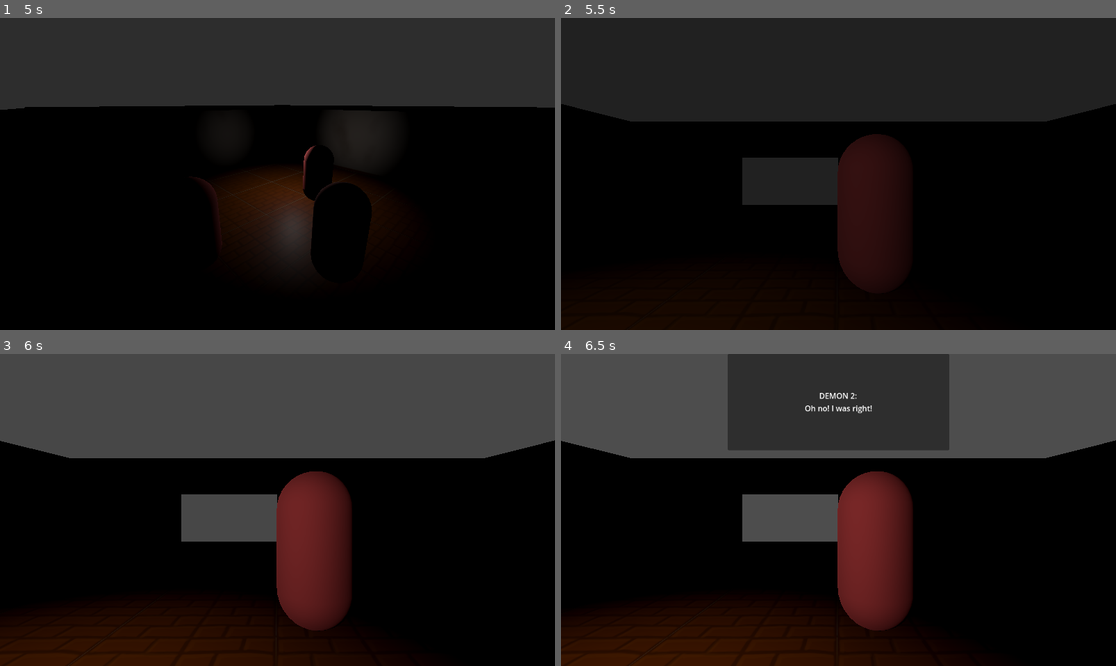
Above: before the commit, frames 1-4 (two rows, left to right).
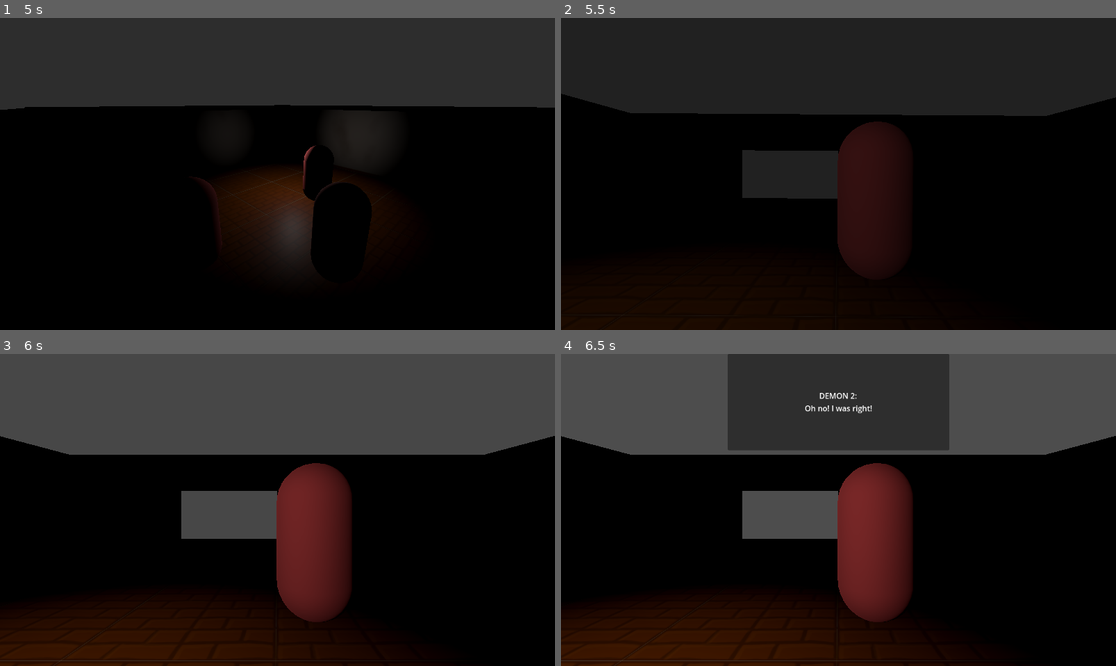
Above: after the commit, the same moments.

Repository: MilanVasko/ludum-dare-55
Game: Godot game, scene res://pre-intro/pre-intro.tscn
Same seed, same stepped clock (60 frames per second), same inputs: the game is played once before the commit and once after it.
Inputs (mouse positions are in pixels of both pictures, inside the frame that each line leads up to):
- Up to frame 1 (5 s): tap Enter (ui_accept) every 0.75 s from 0.5 to 4.25 s; move the mouse to (399, 158) at 0.52 s; press the mouse at (399, 158) at 0.53 s; hold Right (ui_right) 0.53-1.28 s; tap Space (jump) at 0.77, 1.52, 3.02, 3.77, 4.52 s; move the mouse to (166, 189) at 1.27 s; release the mouse at (166, 189) at 1.28 s; hold Down (ui_down) 1.28-2.03 s; tap Ctrl (crouch) at 1.35, 4.35 s; click (166, 189) at 1.55 s; move the mouse to (333, 105) at 2.02 s; press the mouse at (333, 105) at 2.03 s; hold Right (ui_right) 2.03-2.78 s; move the mouse to (249, 236) at 2.77 s; release the mouse at (249, 236) at 2.78 s; hold Up (ui_up) 2.78-3.53 s; tap Shift (sprint) at 2.85 s; click (249, 236) at 3.05 s; move the mouse to (444, 220) at 3.52 s; press the mouse at (444, 220) at 3.53 s; hold Left (ui_left) from 3.53 s (still down); move the mouse to (111, 127) at 4.27 s; release the mouse at (111, 127) at 4.28 s; click (111, 127) at 4.55 s
- Up to frame 2 (5.5 s): move the mouse to (866, 174) at 5.02 s; release Left (ui_left) at 5.03 s; press the mouse at (866, 174) at 5.03 s; hold Down (ui_down) from 5.03 s (still down)
- Up to frame 3 (6 s): move the mouse to (255, 503) at 5.77 s; release Down (ui_down) at 5.78 s; release the mouse at (255, 503) at 5.78 s; hold Right (ui_right) from 5.78 s (still down); tap Shift (sprint) at 5.85 s
- Up to frame 4 (6.5 s): keep holding Right (ui_right); tap Space (jump) at 6.02 s; click (816, 503) at 6.05 s

Frame 1 is identical in both runs. In frame 2, 3.7% of the frame differs, in the area x 0-100%, y 24-86%; in frame 3, 2.3%; in frame 4, 2.4%.

Commit message:
A few fixes and smaller player collision shape

Diff:
--- a/demon/demon.gd
+++ b/demon/demon.gd
@@ -1,5 +1,7 @@
 extends CharacterBody3D
 
+var first_interaction := true
+
 func _interact() -> void:
-	Global.require_dialogue().play_dialogue_from_start("Demon")
-	remove_from_group("interactable")
+	Global.require_dialogue().play_dialogue_from_start("Demon" if first_interaction else "DemonAgain")
+	first_interaction = false
--- a/dialogue/dialogue.gd
+++ b/dialogue/dialogue.gd
@@ -15,11 +15,18 @@
 
 func start_dialogue(dialogue_name: String) -> void:
 	visible = true
+	set_immobile(true)
 	emit_signal("dialogue_started", dialogue_name)
 
 func end_dialogue(dialogue_name: String) -> void:
 	visible = false
 	emit_signal("dialogue_ended", dialogue_name)
+	call_deferred("set_immobile", false)
+
+func set_immobile(value: bool) -> void:
+	var player := Global.find_player_or_null()
+	if player != null:
+		player.immobile = value
 
 func play_dialogue_from_start(dialogue_name: String) -> void:
 	start_dialogue(dialogue_name)
@@ -52,6 +59,6 @@
 				return
 		if show_next:
 			# We got to the end of the dialogue
-			end_dialogue(child.name)
+			call_deferred("end_dialogue", child.name)
 			return
 	assert(false, "There is no active dialogue!")
--- a/dialogue/dialogue.tscn
+++ b/dialogue/dialogue.tscn
@@ -22,21 +22,25 @@
 
 [node name="1" parent="DemonsArrived" instance=ExtResource("2_skytx")]
 layout_mode = 1
+anchors_preset = 15
 text = "DEMON 1:
 Guys, guys, let's try that."
 
 [node name="2" parent="DemonsArrived" instance=ExtResource("2_skytx")]
 layout_mode = 1
+anchors_preset = 15
 text = "DEMON 2:
 I don't think it's a good idea..."
 
 [node name="3" parent="DemonsArrived" instance=ExtResource("2_skytx")]
 layout_mode = 1
+anchors_preset = 15
 text = "DEMON 1:
 C'mon, don't be a party pooper. It's gonna be fun."
 
 [node name="4" parent="DemonsArrived" instance=ExtResource("2_skytx")]
 layout_mode = 1
+anchors_preset = 15
 text = "DEMON 3:
 Let's do it. Nothing is gonna happen anyway."
 
@@ -50,6 +54,7 @@
 
 [node name="1" parent="DemonsSummoning" instance=ExtResource("2_skytx")]
 layout_mode = 1
+anchors_preset = 15
 text = "DEMONS:
 Hu-man! Hu-man! Hu-man!"
 
@@ -63,21 +68,25 @@
 
 [node name="1" parent="JustSummoned" instance=ExtResource("2_skytx")]
 layout_mode = 1
+anchors_preset = 15
 text = "YOU:
 What..."
 
 [node name="2" parent="JustSummoned" instance=ExtResource("2_skytx")]
 layout_mode = 1
+anchors_preset = 15
 text = "DEMON 2:
 Oh no! I was right!"
 
 [node name="3" parent="JustSummoned" instance=ExtResource("2_skytx")]
 layout_mode = 1
+anchors_preset = 15
 text = "Demon 1:
 I think I drank too much today..."
 
 [node name="4" parent="JustSummoned" instance=ExtResource("2_skytx")]
 layout_mode = 1
+anchors_preset = 15
 text = "DEMON 3:
 Human, sick!"
 
@@ -91,35 +100,56 @@
 
 [node name="1" parent="Demon" instance=ExtResource("2_skytx")]
 layout_mode = 1
+anchors_preset = 15
 text = "DEMON:
 Oh, hi! You must be human. I didn't expect this ritual to actually work."
 
 [node name="2" parent="Demon" instance=ExtResource("2_skytx")]
 layout_mode = 1
+anchors_preset = 15
 text = "YOU:
 Where am I? What the hell just happened?"
 
 [node name="3" parent="Demon" instance=ExtResource("2_skytx")]
 layout_mode = 1
+anchors_preset = 15
 text = "DEMON:
 You just answered that yourself - but calling this place \"Hell\" is rude, we don't use it anymore."
 
 [node name="4" parent="Demon" instance=ExtResource("2_skytx")]
 layout_mode = 1
+anchors_preset = 15
 text = "YOU:
 What?!"
 
 [node name="5" parent="Demon" instance=ExtResource("2_skytx")]
 layout_mode = 1
+anchors_preset = 15
 text = "DEMON:
 Alright, I will try it slowly. You are in Demon Realm. We accidentally summoned you using this Human Summoning."
 
 [node name="6" parent="Demon" instance=ExtResource("2_skytx")]
 layout_mode = 1
+anchors_preset = 15
 text = "YOU:
 Is that... Advanced Algebra 4?"
 
 [node name="7" parent="Demon" instance=ExtResource("2_skytx")]
 layout_mode = 1
+anchors_preset = 15
 text = "DEMON:
 Human summoning. Anyway, if you want to get out of here, there should be a pamphlet somewhere around here that could help you. I saw it in the other room."
+
+[node name="DemonAgain" type="Control" parent="."]
+layout_mode = 1
+anchors_preset = 15
+anchor_right = 1.0
+anchor_bottom = 1.0
+grow_horizontal = 2
+grow_vertical = 2
+
+[node name="7" parent="DemonAgain" instance=ExtResource("2_skytx")]
+layout_mode = 1
+anchors_preset = 15
+text = "DEMON:
+The pamphlet is somewhere in another room, human. It should help you."
--- a/intro/intro.gd
+++ b/intro/intro.gd
@@ -33,7 +33,6 @@
 		animation_player.play(SUMMONING_FADEOUT_ANIMATION)
 	elif dialogue_name == JUST_SUMMONED_DIALOGUE:
 		# TODO: animation of demons running away
-		Global.require_player().immobile = false
 		queue_free()
 	else:
 		assert(false, "Unhandled dialogue name \"" + dialogue_name + "\"")
@@ -55,7 +54,7 @@
 	print("Spawn player start")
 	var player_instance: Node3D = player_scene.instantiate()
 	get_node(main_scene).add_child(player_instance)
+	player_instance.immobile = true
 	var spawn_point: Node3D = get_node(player_spawn_point)
 	player_instance.global_position = spawn_point.global_position
-	player_instance.immobile = true
 	animation_player.play(SPAWN_FADEIN_ANIMATION)
--- a/player/player.gd
+++ b/player/player.gd
@@ -125,11 +125,11 @@
 		return collider
 	return null
 
-func _physics_process(delta):
+func _physics_process(delta: float) -> void:
 	var new_interactable_object := find_interactable_object()
 	update_reticle_if_necessary(new_interactable_object)
 	if new_interactable_object != null:
-		if Input.is_action_just_pressed("interact"):
+		if Input.is_action_just_pressed("interact") and !immobile:
 			new_interactable_object._interact()
 
 	current_speed = Vector3.ZERO.distance_to(get_real_velocity())
--- a/player/player.tscn
+++ b/player/player.tscn
@@ -9,8 +9,12 @@
 
 [sub_resource type="CapsuleMesh" id="CapsuleMesh_jw1de"]
 material = SubResource("StandardMaterial3D_kp17n")
+radius = 0.3
+height = 1.8
 
 [sub_resource type="CapsuleShape3D" id="CapsuleShape3D_uy03j"]
+radius = 0.3
+height = 1.8
 
 [sub_resource type="Animation" id="Animation_j8cx7"]
 resource_name = "RESET"
@@ -375,6 +379,7 @@
 }
 
 [sub_resource type="SphereShape3D" id="SphereShape3D_k4wwl"]
+radius = 0.3
 
 [node name="Player" type="CharacterBody3D" node_paths=PackedStringArray("HEAD", "CAMERA", "HEADBOB_ANIMATION", "JUMP_ANIMATION", "CROUCH_ANIMATION", "COLLISION_MESH") groups=["player"]]
 script = ExtResource("1_5nakc")
@@ -445,4 +450,4 @@
 [node name="CrouchCeilingDetection" type="ShapeCast3D" parent="."]
 transform = Transform3D(1, 0, 0, 0, 1, 0, 0, 0, 1, 0, 1, 0)
 shape = SubResource("SphereShape3D_k4wwl")
-target_position = Vector3(0, 0.5, 0)
+target_position = Vector3(0, 0.6, 0)
